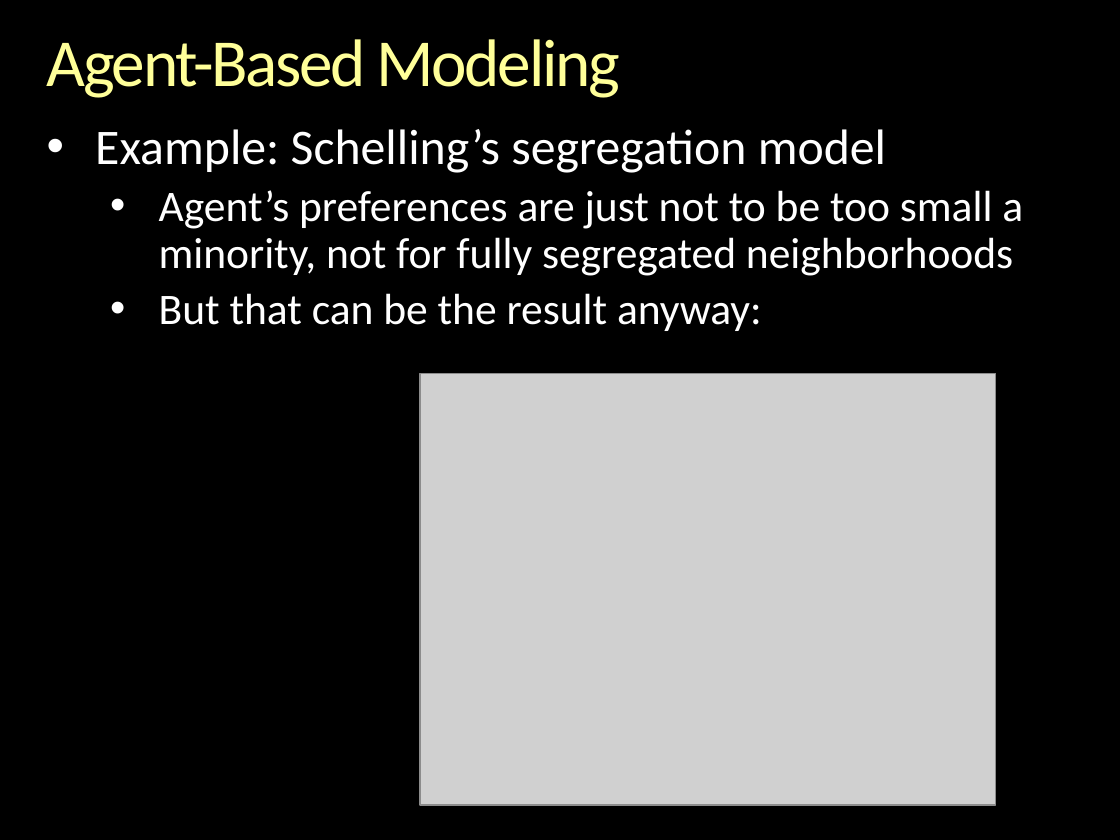
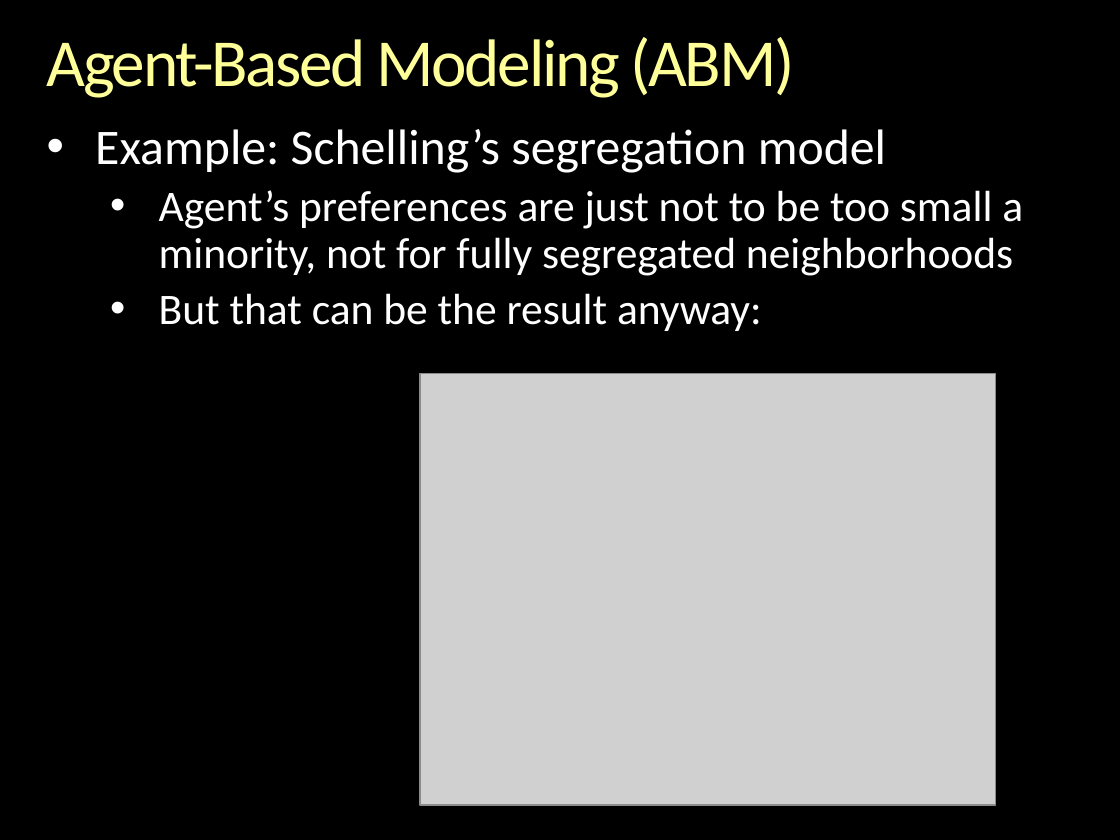
Before and after one commit to gcallah/indras_net, a slide deck: slide 7 of docs/GenericProgrammingAndABM.pptx. Drawn at 1120x840 pixels with LibreOffice and Linux fonts; fonts in the diff are those of the drawing; grey boxes stand for pictures; background and template pictures are left out. Boxes give left, top, right and bottom in pixels: in the first picture for what was removed or moved away, otherwise in the second. Text is boxed around its words. In the diff, an @@ line names an element or a change of style, - is before the commit and + after.

```diff
--- a/docs/GenericProgrammingAndABM.pptx
+++ b/docs/GenericProgrammingAndABM.pptx
@@ title at box(47, 37, 794, 98): text changed @@
-Agent-Based Modeling
+Agent-Based Modeling (ABM)
```
Also in this commit, not shown: 2 other slides changed, 10 slides added, 5 slides removed.
